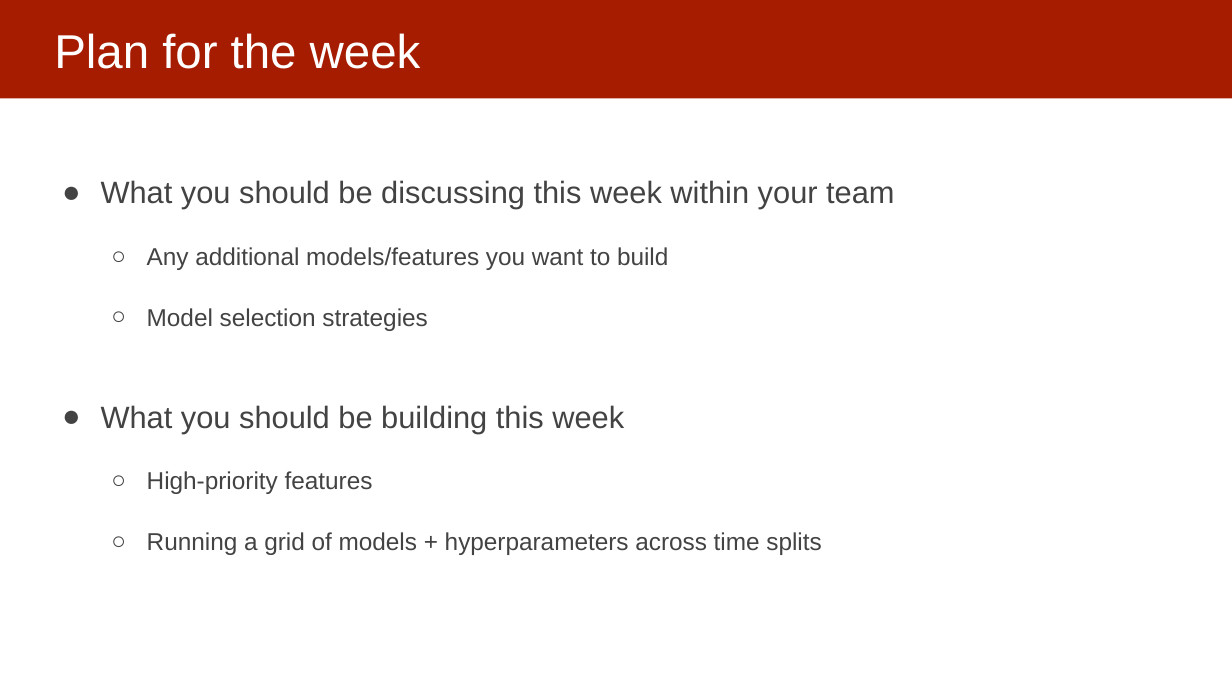
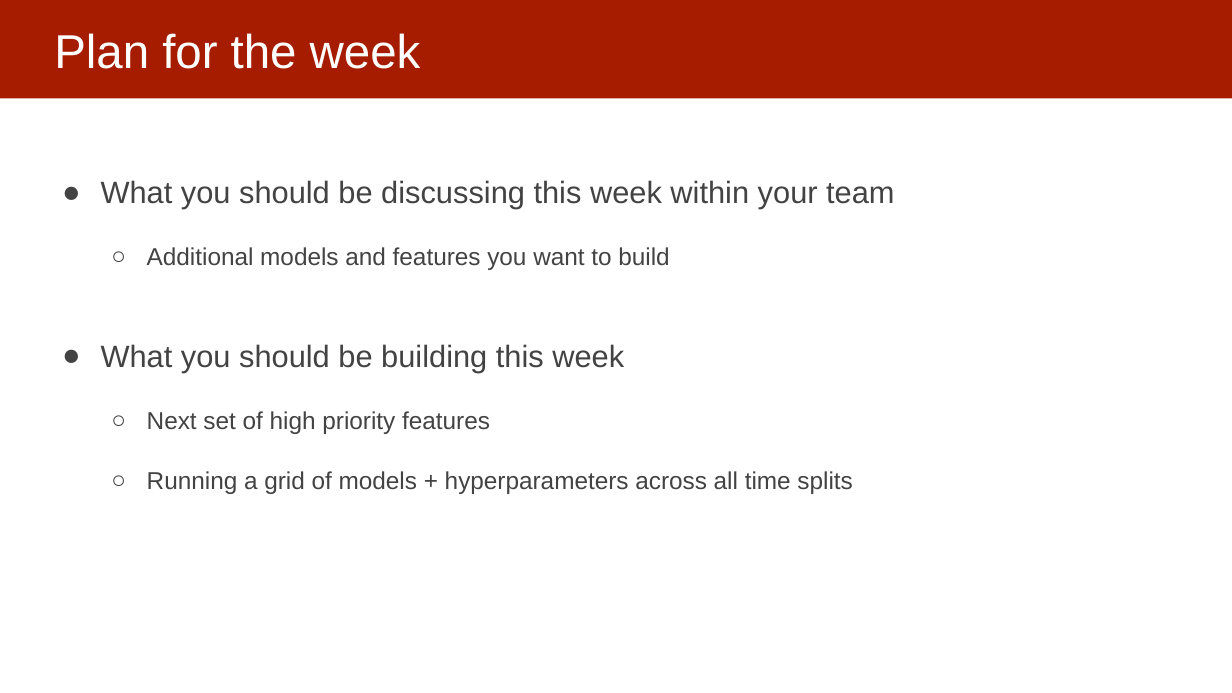
Before and after one commit to dssg/mlforpublicpolicylab, a slide deck: slide 3 of 11 - Model Interpretability/Interpretability part 1.pptx (slide 4 before the commit). Drawn at 1232x693 pixels with LibreOffice and Linux fonts; fonts in the diff are those of the drawing. Boxes give left, top, right and bottom in pixels: in the first picture for what was removed or moved away, otherwise in the second. Text is boxed around its words. In the diff, an @@ line names an element or a change of style, - is before the commit and + after.

```diff
--- a/11 - Model Interpretability/Interpretability part 1.pptx
+++ b/11 - Model Interpretability/Interpretability part 1.pptx
@@ text at (x1=147, y1=247, x2=669, y2=270): text changed @@
-  ○ Any additional models/features you want to build
-  ○ Model selection strategies
+  ○ Additional models and features you want to build
@@ text at (x1=147, y1=411, x2=852, y2=494): text changed @@
-  ○ High-priority features
-  ○ Running a grid of models + hyperparameters across time splits
+  ○ Next set of high priority features
+  ○ Running a grid of models + hyperparameters across all time splits
```
Also in this commit, not shown: 4 other slides changed, 1 slide added, 3 slides removed.
